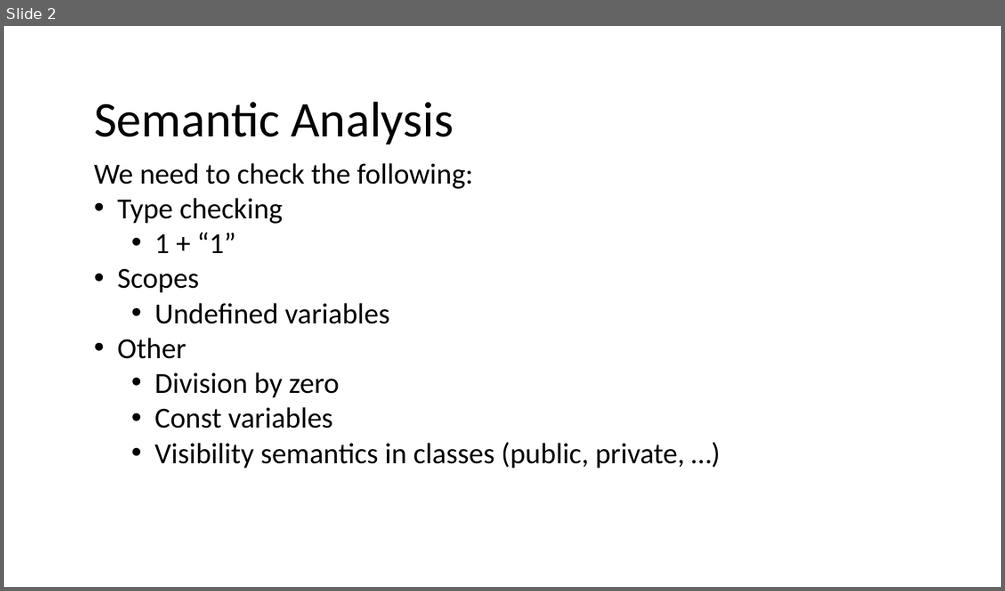
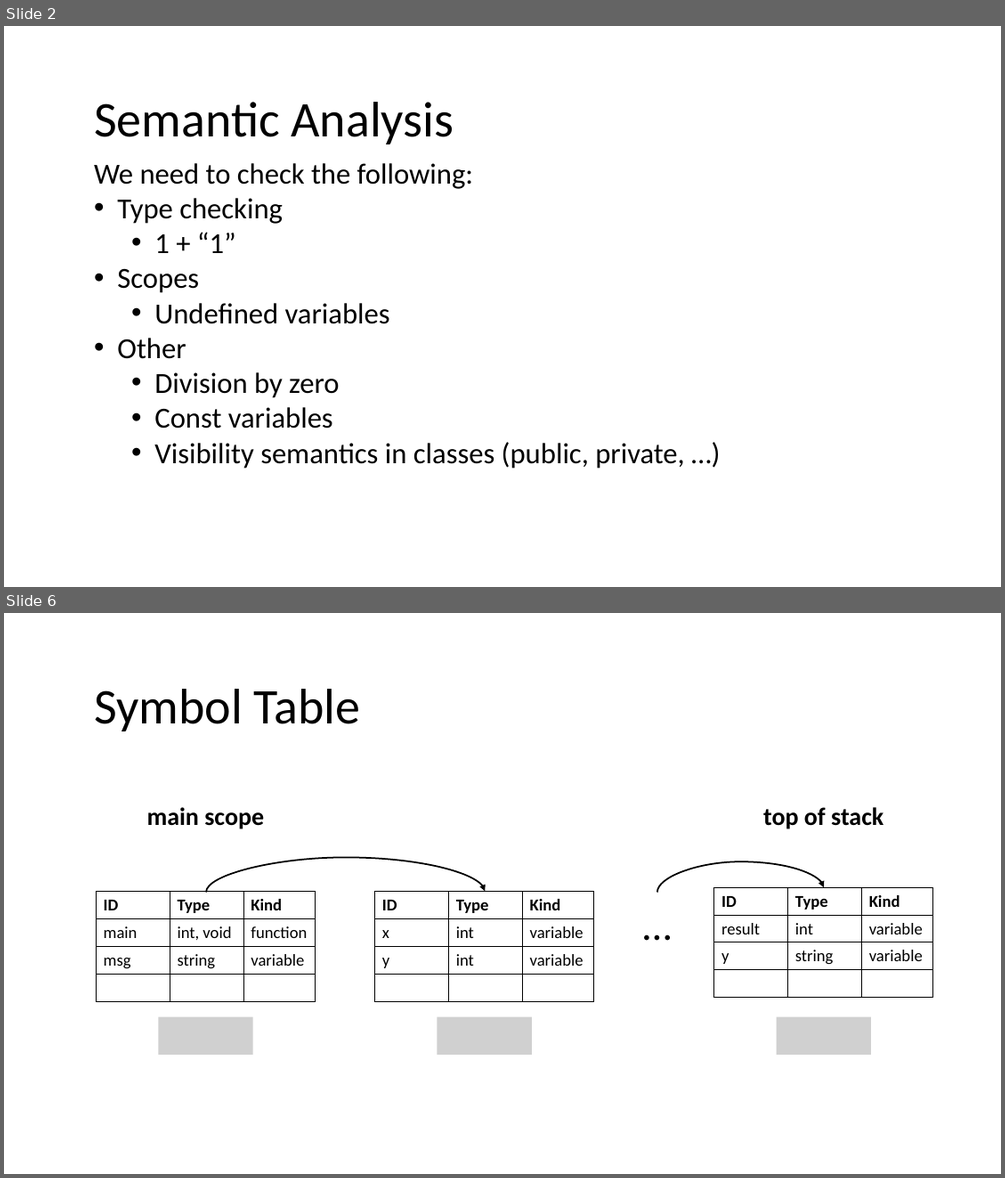
Before and after one commit to nivshani/compilation, a slide deck: slides/semantic.pptx. Shown one above the other, each under a label of ours: slide 2 before the commit, slides 2 and 6 after it; the slides between them are not shown. The pictures are 1005x591 and 1005x1178 pixels, drawn with LibreOffice and Linux fonts; fonts in the diff are those of the drawing; grey boxes stand for pictures. Boxes give left, top, right and bottom in pixels: in the first picture for what was removed or moved away, otherwise in the second. Text is boxed around its words. In the diff, an @@ line names an element or a change of style, - is before the commit and + after.

```diff
--- a/slides/semantic.pptx
+++ b/slides/semantic.pptx
@@ slide 6 added at (x1=4, y1=613, x2=1001, y2=1174), background #FFFFFF @@
@@ text added at (x1=94, y1=689, x2=361, y2=731), 48 pt, text #000000 @@
+Symbol Table
@@ text added at (x1=147, y1=807, x2=264, y2=829), 24 pt, text #000000, bold @@
+main scope
@@ text added at (x1=763, y1=807, x2=883, y2=829), 24 pt, text #000000, bold @@
+top of stack
@@ curved arrow added from (206, 892) to (485, 892), #000000 1.5 pt @@
@@ curved arrow added from (657, 892) to (824, 887), #000000 1.5 pt @@
@@ table added at (x1=96, y1=892, x2=316, y2=1002), 4 rows, 3 columns @@
+ID | Type | Kind
+main | int, void | function
+msg | string | variable
+ |  | 
@@ table added at (x1=375, y1=892, x2=595, y2=1002), 4 rows, 3 columns @@
+ID | Type | Kind
+x | int | variable
+y | int | variable
+ |  | 
@@ text added at (x1=615, y1=892, x2=699, y2=955), 40 pt, text #000000 @@
+…
@@ table added at (x1=714, y1=887, x2=934, y2=997), 4 rows, 3 columns @@
+ID | Type | Kind
+result | int | variable
+y | string | variable
+ |  | 
@@ picture added at (x1=158, y1=1017, x2=253, y2=1054) @@
@@ picture added at (x1=437, y1=1017, x2=532, y2=1054) @@
@@ picture added at (x1=777, y1=1017, x2=872, y2=1054) @@
```
Also in this commit, not shown: 2 slides changed, 21 other slides added, 1 other file.
